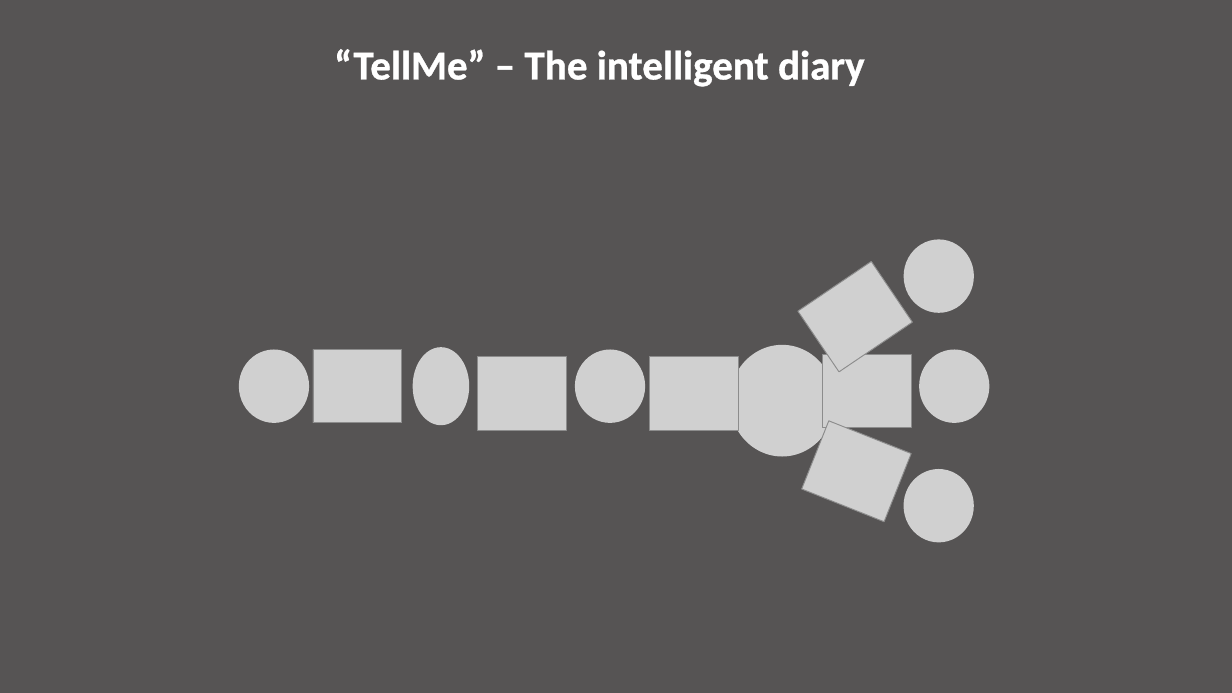
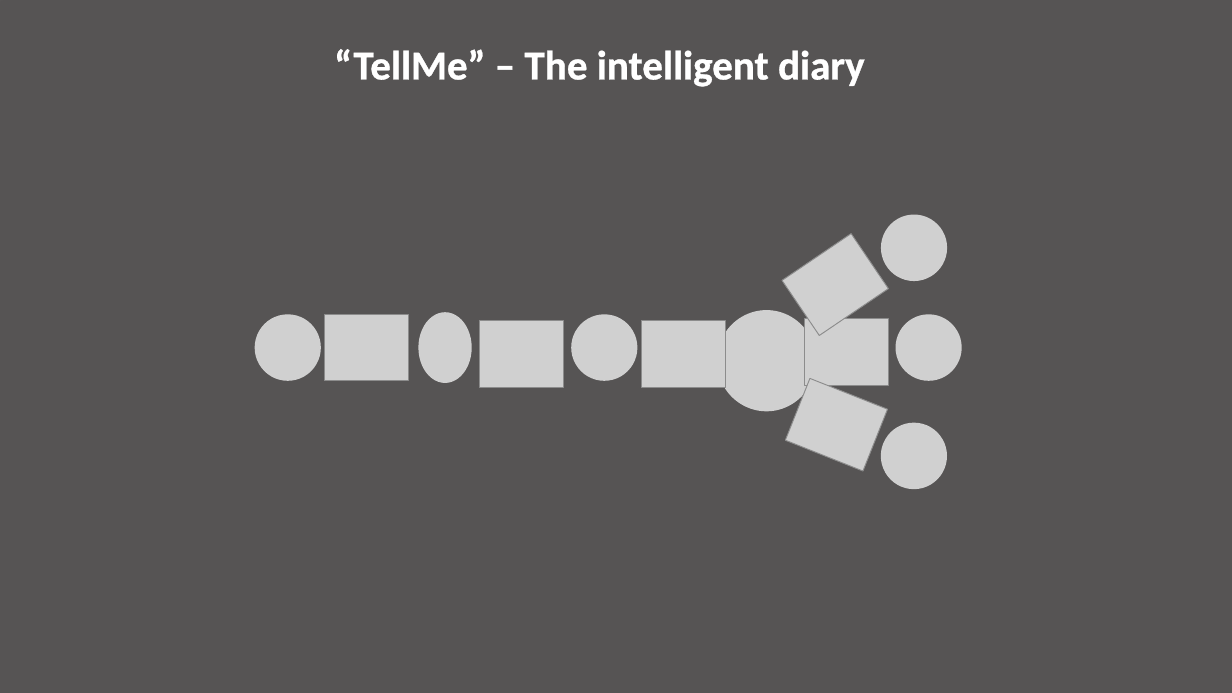
Before and after one commit to SimonPiep/HappyMemories, a slide deck: slide 1 of HappyMemories/Presentation/TellMe.pptx. Drawn at 1232x693 pixels with LibreOffice and Linux fonts; fonts in the diff are those of the drawing; grey boxes stand for pictures. Boxes give left, top, right and bottom in pixels: in the first picture for what was removed or moved away, otherwise in the second. Text is boxed around its words. In the diff, an @@ line names an element or a change of style, - is before the commit and + after.

```diff
--- a/HappyMemories/Presentation/TellMe.pptx
+++ b/HappyMemories/Presentation/TellMe.pptx
@@ picture: place and size @@
-picture at [799,261,913,372]
+picture at [782,234,889,336]
@@ picture: place and size @@
-picture at [904,239,974,312]
+picture at [881,214,947,281]
@@ picture: place and size @@
-picture at [238,349,309,422]
+picture at [255,314,322,381]
@@ picture: place and size @@
-picture at [313,349,402,422]
+picture at [324,314,408,381]
@@ picture: place and size @@
-picture at [413,348,470,425]
+picture at [419,312,472,384]
@@ picture: place and size @@
-picture at [478,357,567,430]
+picture at [480,321,563,387]
@@ picture: place and size @@
-picture at [575,349,645,422]
+picture at [571,314,638,381]
@@ picture: place and size @@
-picture at [650,357,738,430]
+picture at [641,321,725,387]
@@ picture: place and size @@
-picture at [730,345,836,457]
+picture at [717,311,816,412]
@@ picture: place and size @@
-picture at [823,354,911,427]
+picture at [805,319,888,385]
@@ picture added at [896,314,962,381] @@
@@ picture removed at [920,349,990,422] @@
@@ picture: place and size @@
-picture at [802,421,911,521]
+picture at [785,379,887,471]
@@ picture added at [881,422,947,489] @@
@@ picture removed at [904,470,974,543] @@
```
Also in this commit, not shown: 1 slide added, 1 other file.
